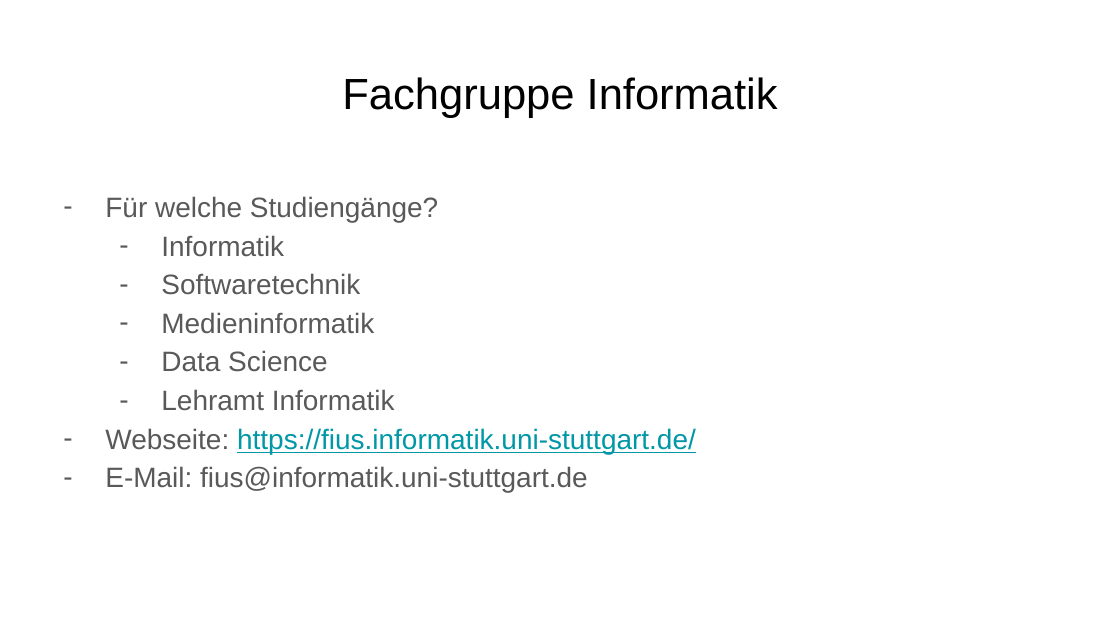
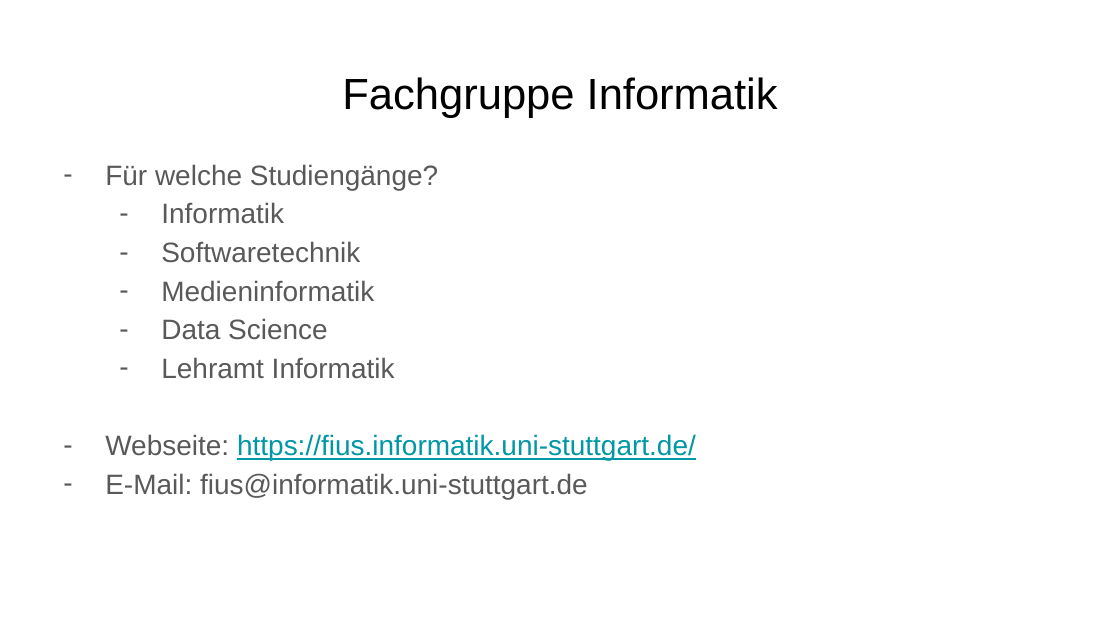
Before and after one commit to ModellbahnFreak/theo-vorkurs, a slide deck: slide 3 of Organisatorisches_Vorlagen/Vorkurse vorstellen.pptx. Drawn at 1120x630 pixels with LibreOffice and Linux fonts; fonts in the diff are those of the drawing. Boxes give left, top, right and bottom in pixels: in the first picture for what was removed or moved away, otherwise in the second. Text is boxed around its words. In the diff, an @@ line names an element or a change of style, - is before the commit and + after.

```diff
--- a/Organisatorisches_Vorlagen/Vorkurse vorstellen.pptx
+++ b/Organisatorisches_Vorlagen/Vorkurse vorstellen.pptx
@@ text "Für welche Studiengänge?" rewrapped from [105,196,696,492] to [105,164,696,499] @@
```
Also in this commit, not shown: 2 other slides changed, 1 slide added, 32 other files.
